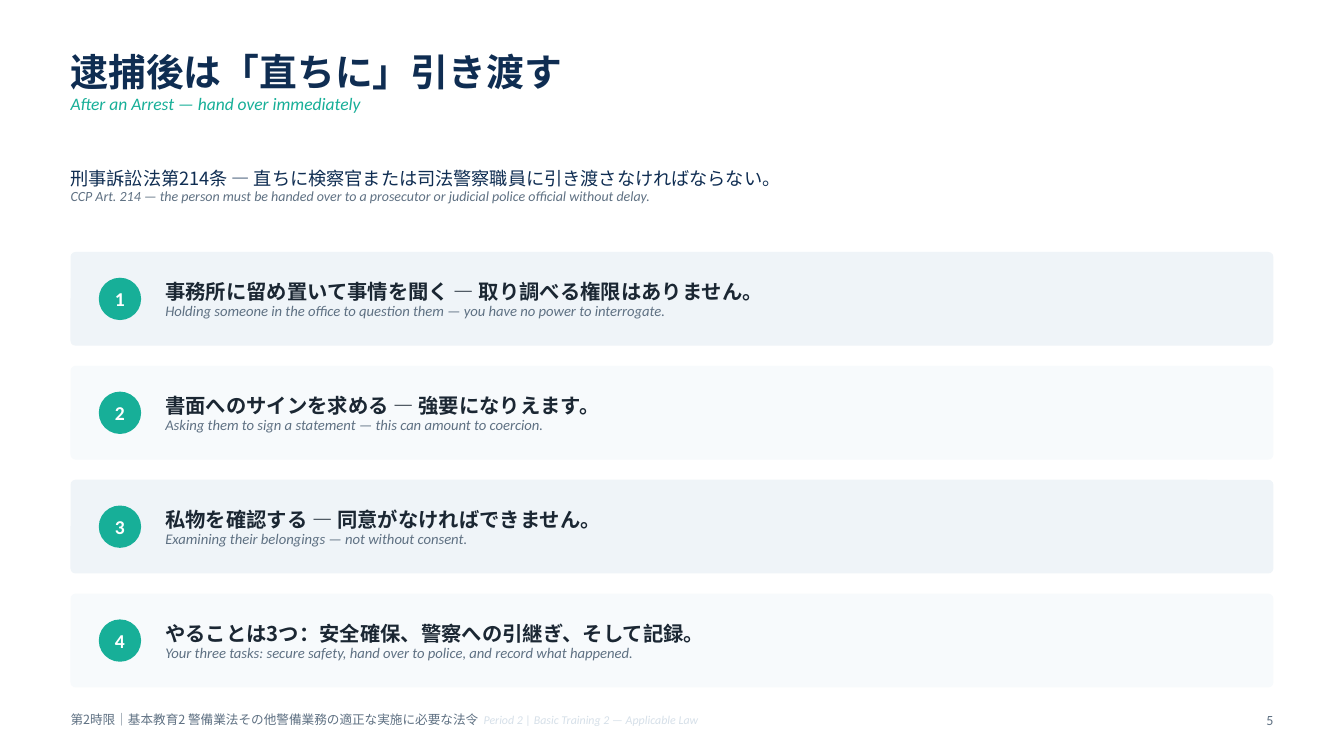
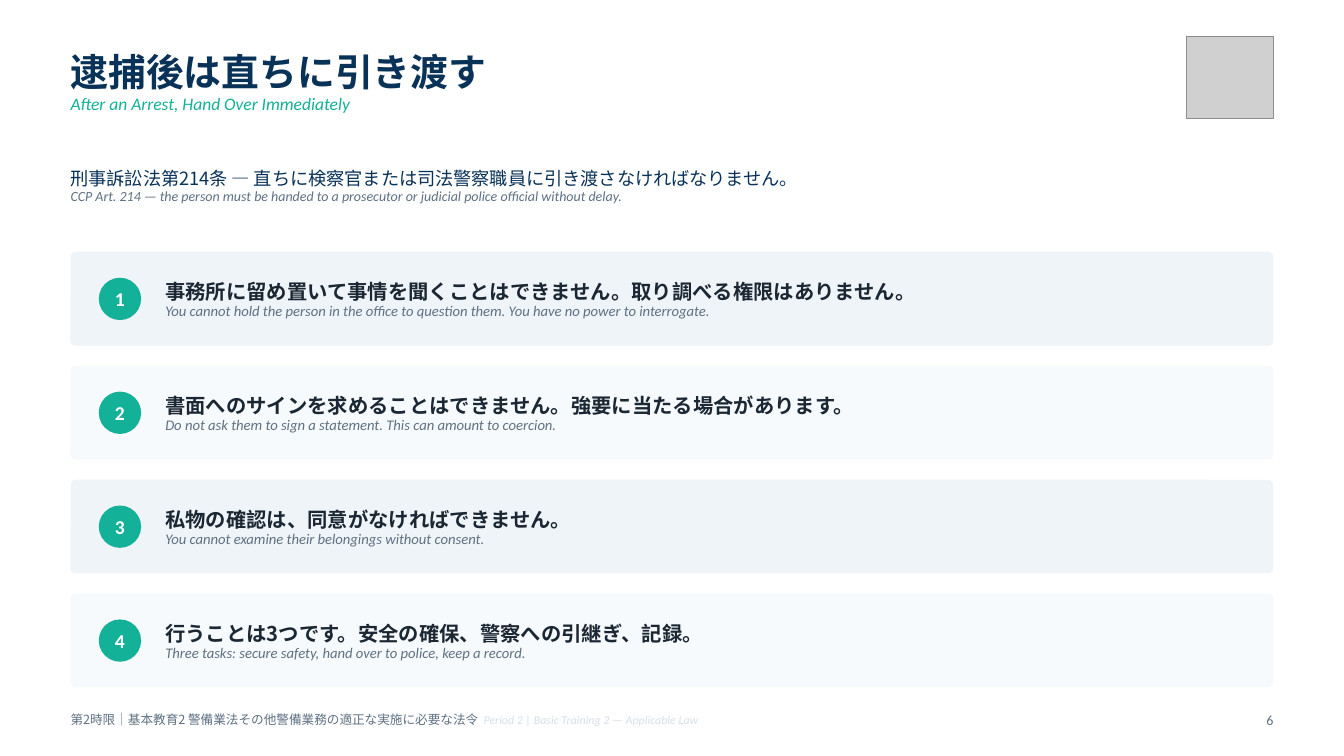
Before and after one commit to hrsmhiroshi-cpu/Training-, a slide deck: slide 6 of decks/02_2限_法令.pptx (slide 5 before the commit). Drawn at 1344x756 pixels with LibreOffice and Linux fonts; fonts in the diff are those of the drawing; grey boxes stand for pictures. Boxes give left, top, right and bottom in pixels: in the first picture for what was removed or moved away, otherwise in the second. Text is boxed around its words. In the diff, an @@ line names an element or a change of style, - is before the commit and + after.

```diff
--- a/decks/02_2限_法令.pptx
+++ b/decks/02_2限_法令.pptx
@@ text at (x1=71, y1=53, x2=487, y2=113): text changed; text colour #17AF98 to #12B198 @@
-逮捕後は「直ちに」引き渡す
-After an Arrest — hand over immediately
+逮捕後は直ちに引き渡す
+After an Arrest, Hand Over Immediately
@@ picture added at (x1=1187, y1=36, x2=1273, y2=118) @@
@@ text at (x1=71, y1=169, x2=798, y2=203): text changed @@
-刑事訴訟法第214条 ― 直ちに検察官または司法警察職員に引き渡さなければならない。
-CCP Art. 214 — the person must be handed over to a prosecutor or judicial police official without delay.
+刑事訴訟法第214条 ― 直ちに検察官または司法警察職員に引き渡さなければなりません。
+CCP Art. 214 — the person must be handed to a prosecutor or judicial police official without delay.
@@ text at (x1=165, y1=281, x2=915, y2=319): text changed @@
-事務所に留め置いて事情を聞く ― 取り調べる権限はありません。
-Holding someone in the office to question them — you have no power to interrogate.
+事務所に留め置いて事情を聞くことはできません。取り調べる権限はありません。
+You cannot hold the person in the office to question them. You have no power to interrogate.
@@ text at (x1=165, y1=395, x2=854, y2=433): text changed @@
-書面へのサインを求める ― 強要になりえます。
-Asking them to sign a statement — this can amount to coercion.
+書面へのサインを求めることはできません。強要に当たる場合があります。
+Do not ask them to sign a statement. This can amount to coercion.
@@ text at (x1=165, y1=509, x2=571, y2=547): text changed @@
-私物を確認する ― 同意がなければできません。
-Examining their belongings — not without consent.
+私物の確認は、同意がなければできません。
+You cannot examine their belongings without consent.
@@ text at (x1=165, y1=623, x2=702, y2=661): text changed @@
-やることは3つ：安全確保、警察への引継ぎ、そして記録。
-Your three tasks: secure safety, hand over to police, and record what happened.
+行うことは3つです。安全の確保、警察への引継ぎ、記録。
+Three tasks: secure safety, hand over to police, keep a record.
```
Also in this commit, not shown: 10 other slides changed, 1 slide added, 16 other files.
